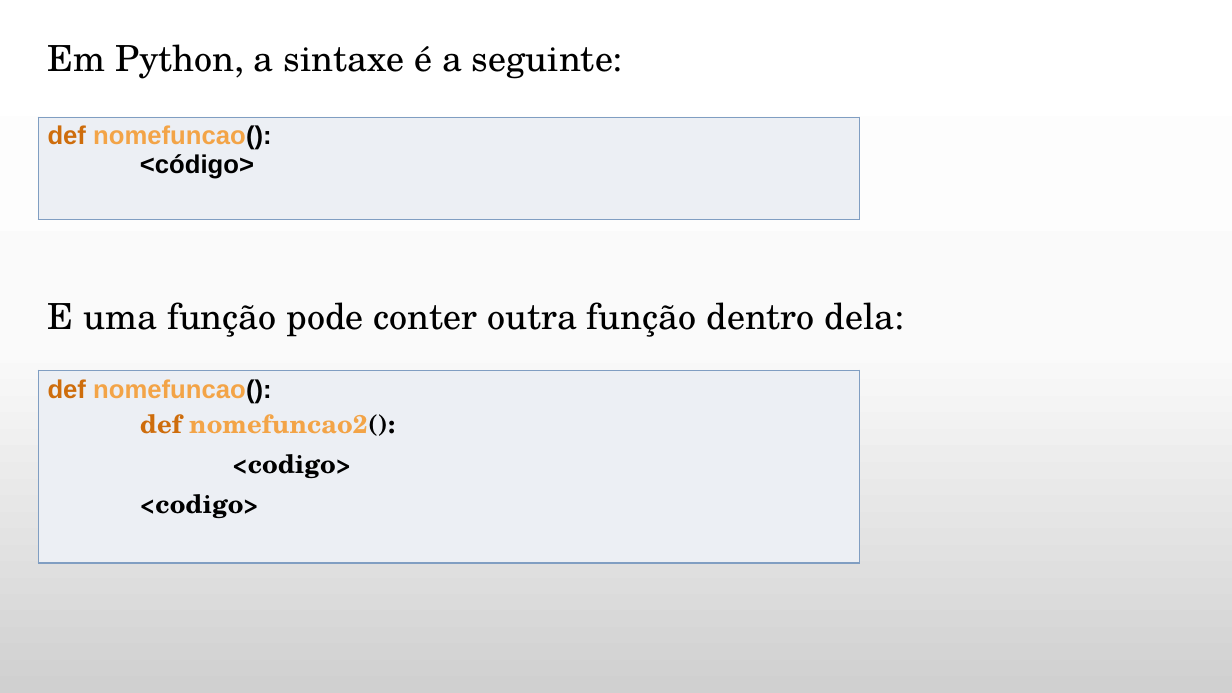
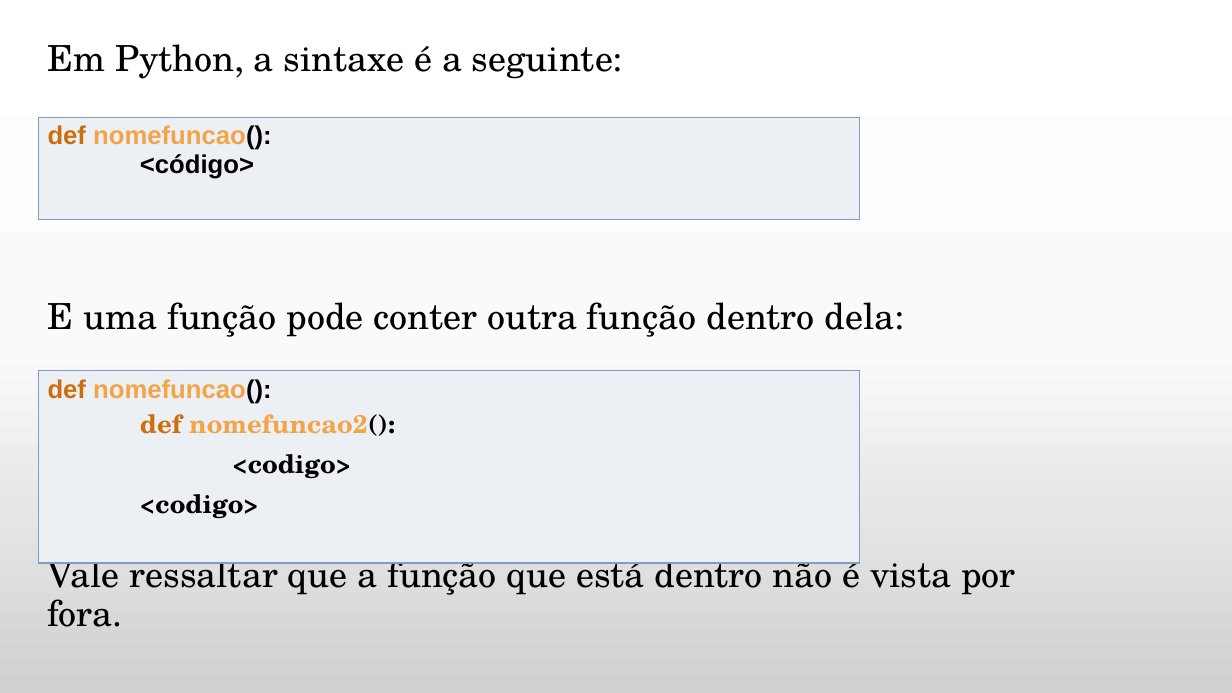
Before and after one commit to daniellygj/Fatec, a slide deck: slide 11 of 1º semestre/Revisões by danny/2º bimestre/Revisão Algoritmos.pptx (slide 9 before the commit). Drawn at 1232x693 pixels with LibreOffice and Linux fonts; fonts in the diff are those of the drawing; background and template pictures are left out. Boxes give left, top, right and bottom in pixels: in the first picture for what was removed or moved away, otherwise in the second. Text is boxed around its words. In the diff, an @@ line names an element or a change of style, - is before the commit and + after.

```diff
--- a/1º semestre/Revisões by danny/2º bimestre/Revisão Algoritmos.pptx
+++ b/1º semestre/Revisões by danny/2º bimestre/Revisão Algoritmos.pptx
@@ text at (x1=48, y1=552, x2=1016, y2=627): paragraph added @@
+Vale ressaltar que a função que está dentro não é vista por fora.
```
Also in this commit, not shown: 6 other slides changed, 2 slides added, 1 other file.
